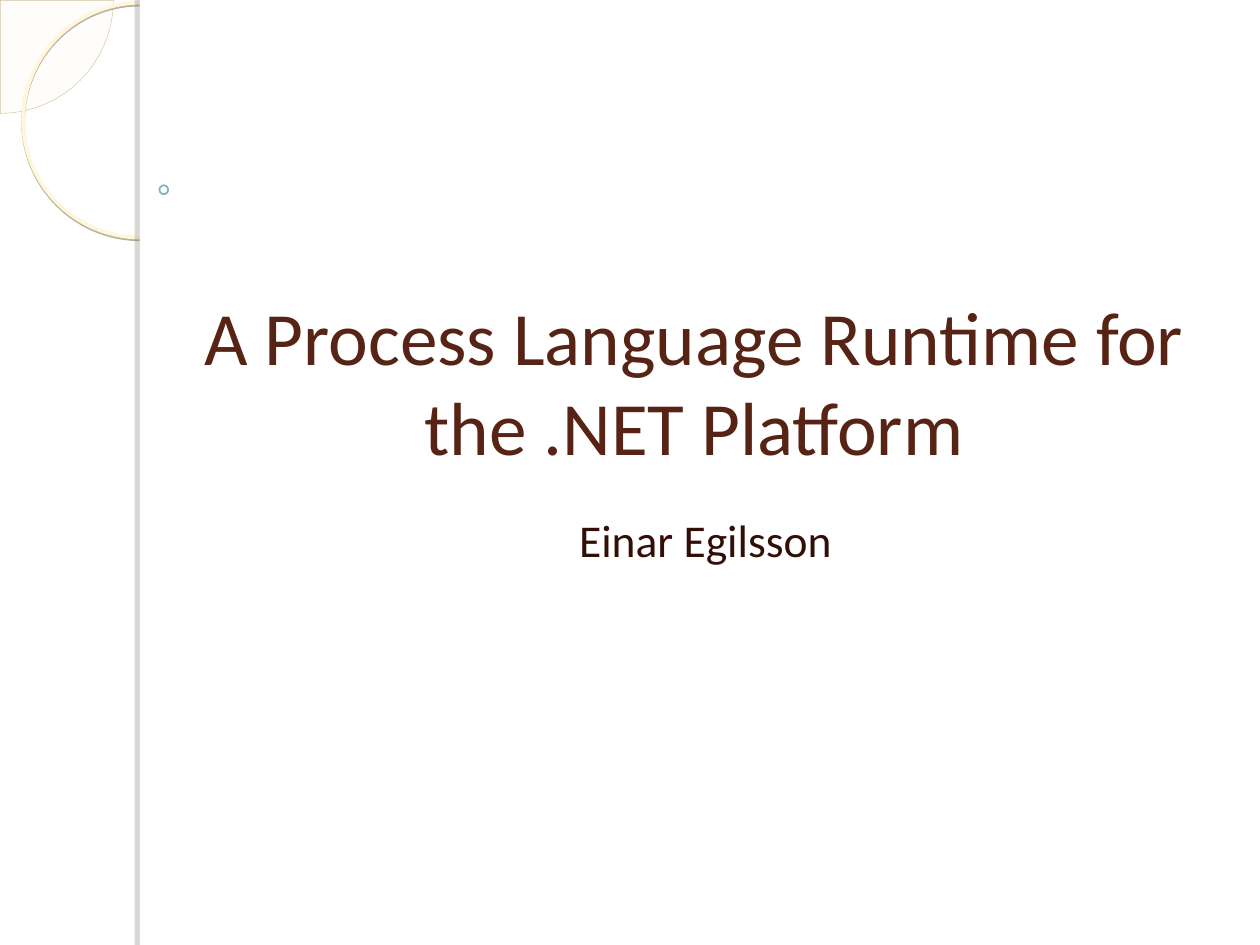
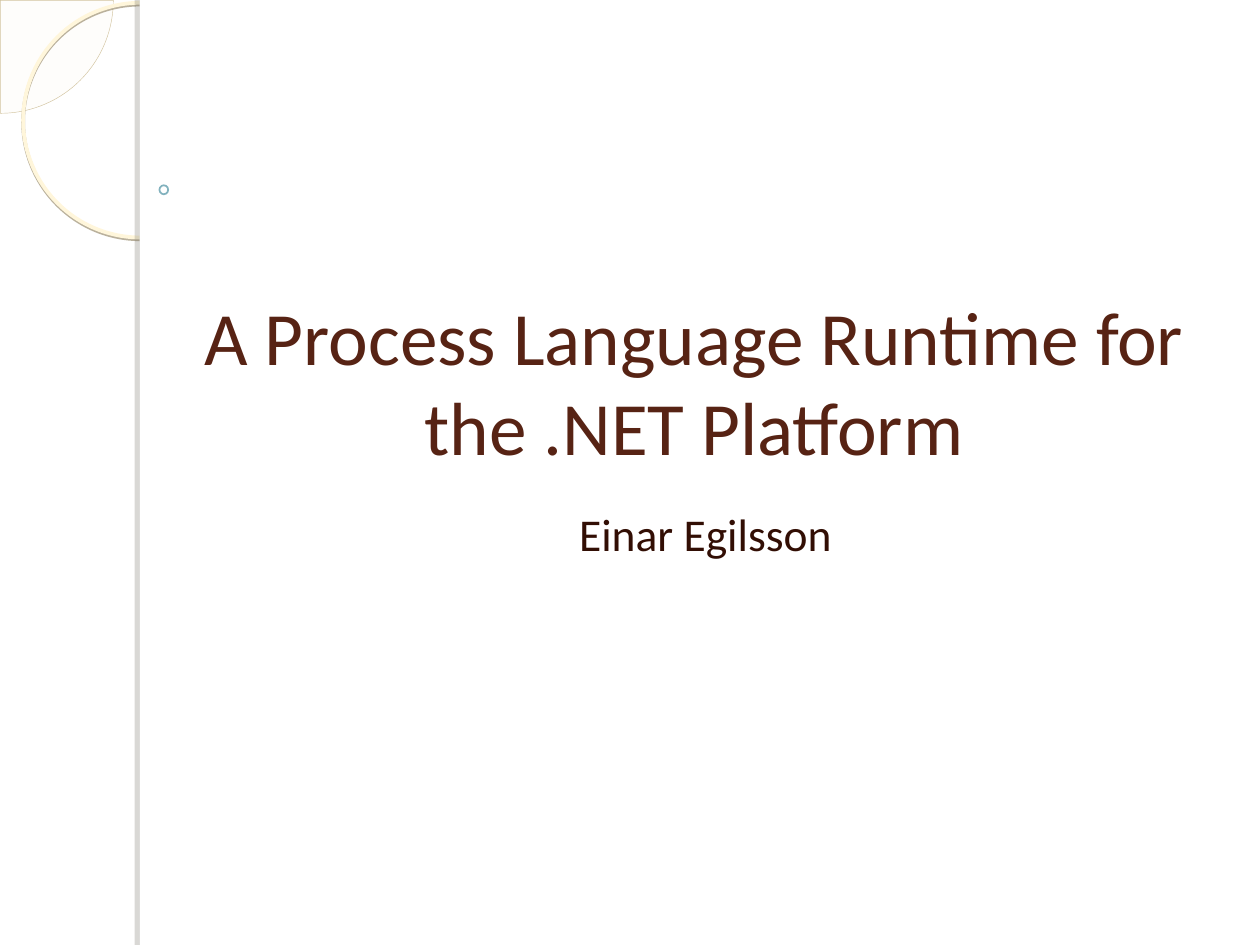
Before and after one commit to einaregilsson/Process-Language-Runtime, a slide deck: slide 1 of presentation.ppt. Drawn at 1260x945 pixels with LibreOffice and Linux fonts; fonts in the diff are those of the drawing; background and template pictures are left out. Boxes give left, top, right and bottom in pixels: in the first picture for what was removed or moved away, otherwise in the second. Text is boxed around its words. In the diff, an @@ line names an element or a change of style, - is before the commit and + after.

```diff
--- a/presentation.ppt
+++ b/presentation.ppt
@@ subtitle "Einar Egilsson" at <box>579,519,832,559</box>: line spacing 1 to 0.9 @@
```
Also in this commit, not shown: 4 other slides changed, 1 slide added.
